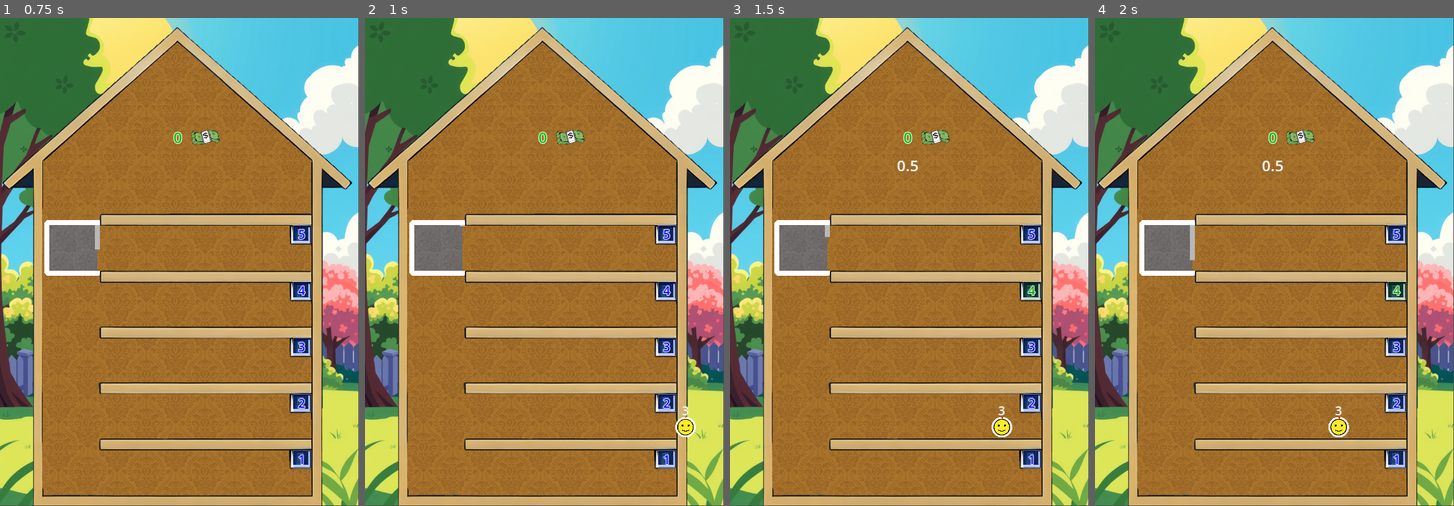
Above: before the commit, frames 1-4 (left to right).
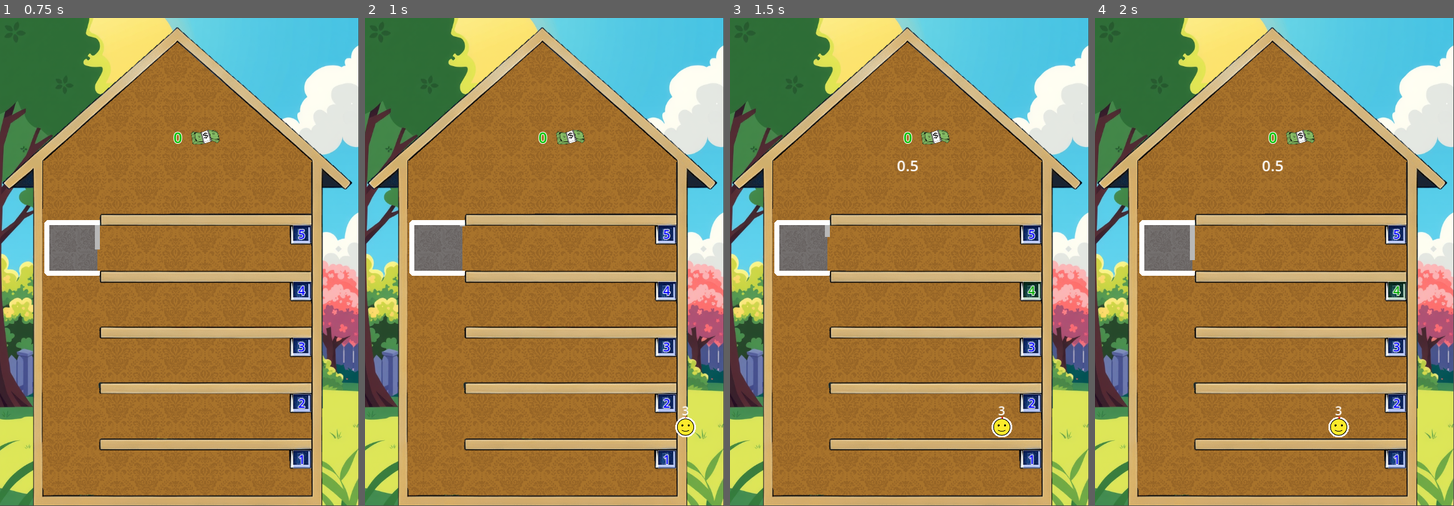
Above: after the commit, the same moments.

Repository: gilad905/elevator-boy
Game: Godot game, scene res://scenes/main.tscn
Same seed, same stepped clock (60 frames per second), same inputs: the game is played once before the commit and once after it.
Inputs:
- Up to frame 1 (0.75 s): tap Enter at 0.5 s; hold Up (elevator_move_up) from 0.53 s (still down); tap Space (door_toggle) at 0.6 s
- Up to frame 2 (1 s): keep holding Up (elevator_move_up)
- Up to frame 3 (1.5 s): release Up (elevator_move_up) at 1.28 s; hold Down (elevator_move_down) from 1.28 s (still down); tap A (time_scale_decrease) at 1.35 s
- Up to frame 4 (2 s): keep holding Down (elevator_move_down)

Frame 1 is identical in both runs. In frame 2, less than 0.1% of the frame differs, in the area x 86-92%, y 82-86%; in frame 3, less than 0.1%; in frame 4, less than 0.1%.

Commit message:
smaller emojis

Diff:
--- a/scenes/person.tscn
+++ b/scenes/person.tscn
@@ -68,8 +68,8 @@
 metadata/_edit_lock_ = true
 
 [node name="Face" type="AnimatedSprite2D" parent="."]
-position = Vector2(-3, -3)
-scale = Vector2(0.0420046, 0.0420046)
+position = Vector2(0.5, 0.5)
+scale = Vector2(0.22, 0.22)
 sprite_frames = SubResource("SpriteFrames_dj0us")
 animation = &"smile"
 speed_scale = 0.0
Binary file changed: assets/emojis/angry_1.png
Not shown, changed: assets/emojis/angry_1.png.import
Binary file changed: assets/emojis/angry_2.png
Not shown, changed: assets/emojis/angry_2.png.import
Binary file changed: assets/emojis/angry_3.png
Not shown, changed: assets/emojis/angry_3.png.import
Binary file changed: assets/emojis/happy.png
Not shown, changed: assets/emojis/happy.png.import
Binary file removed: assets/emojis/happy_w_check.png
Not shown, removed: assets/emojis/happy_w_check.png.import
Binary file changed: assets/emojis/smile.png
Not shown, changed: assets/emojis/smile.png.import
(and 1 more such lines)
